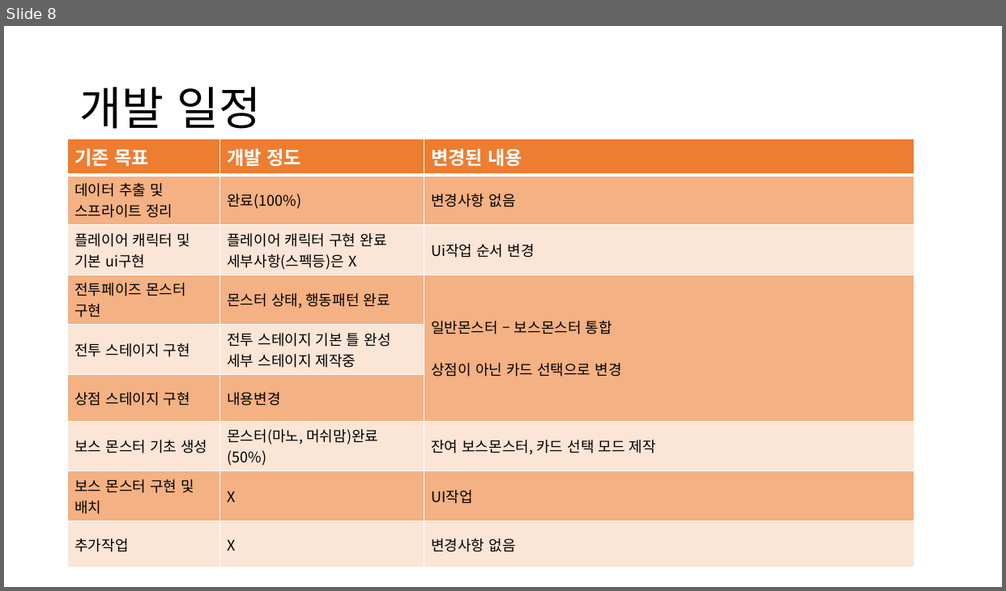
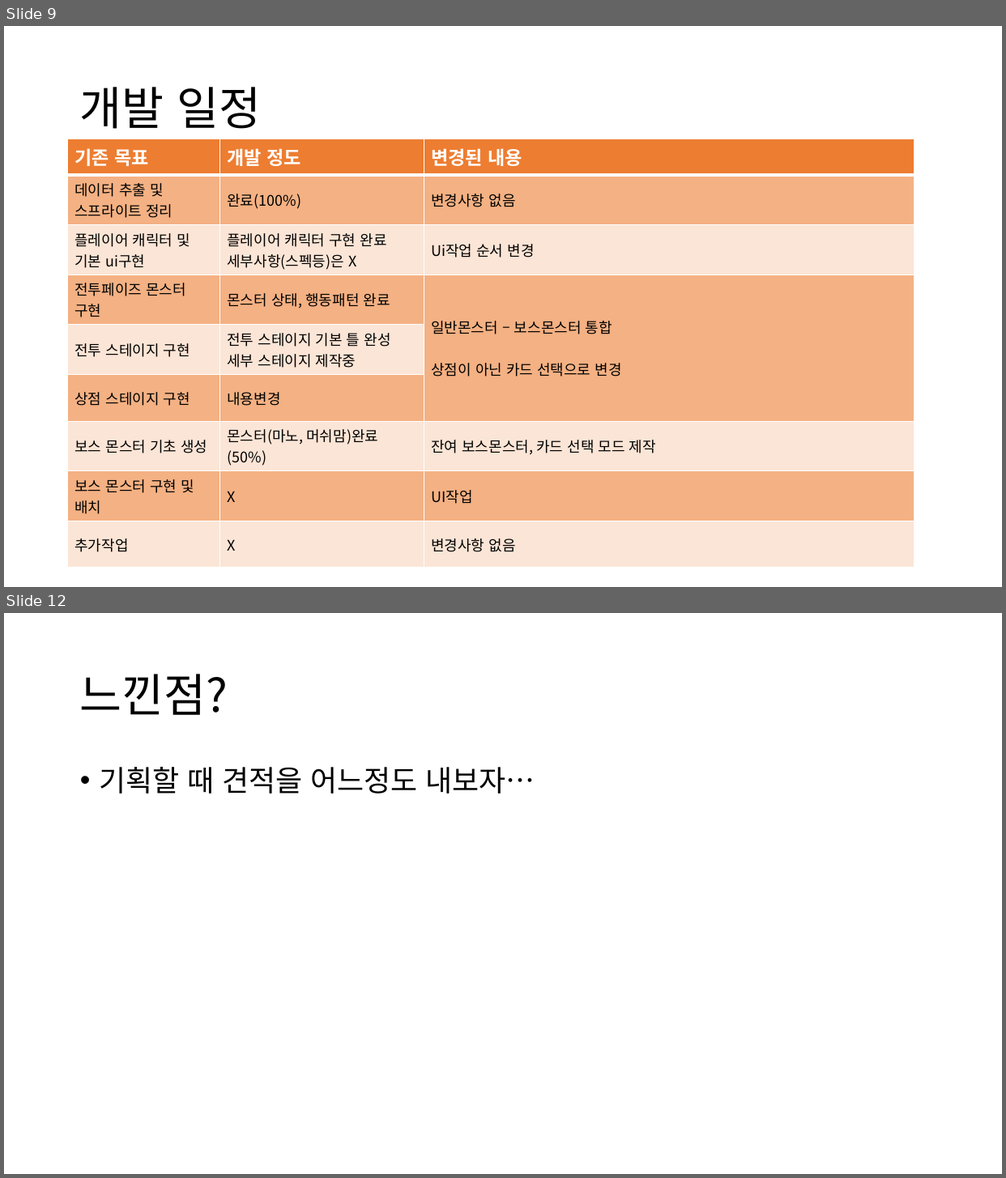
Before and after one commit to popopocorn/2021180001_2DGP_termproject, a slide deck: 2021180001_middle_ppt.pptx. Shown one above the other, each under a label of ours: slide 8 before the commit, slides 9 and 12 after it; the slides between them are not shown. The pictures are 1006x591 and 1006x1178 pixels, drawn with LibreOffice and Linux fonts; fonts in the diff are those of the drawing. Boxes give left, top, right and bottom in pixels: in the first picture for what was removed or moved away, otherwise in the second. Text is boxed around its words. In the diff, an @@ line names an element or a change of style, - is before the commit and + after.

```diff
--- a/2021180001_middle_ppt.pptx
+++ b/2021180001_middle_ppt.pptx
@@ slide 12 added at box(4, 613, 1002, 1174), background #FFFFFF @@
@@ title added at box(80, 674, 228, 715), 44 pt, text #000000 @@
+느낀점?
@@ text added at box(99, 767, 535, 794), 28 pt, text #000000 @@
+• 기획할 때 견적을 어느정도 내보자…
@@ what was slide 8 is now slide 9 @@
```
Also in this commit, not shown: 3 other slides added.
